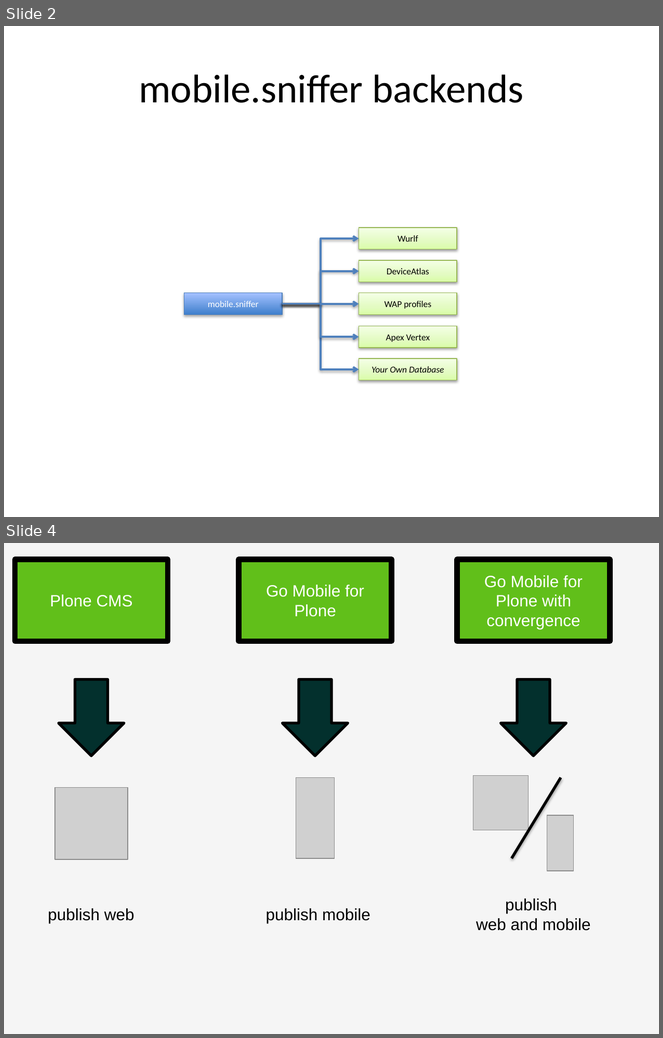
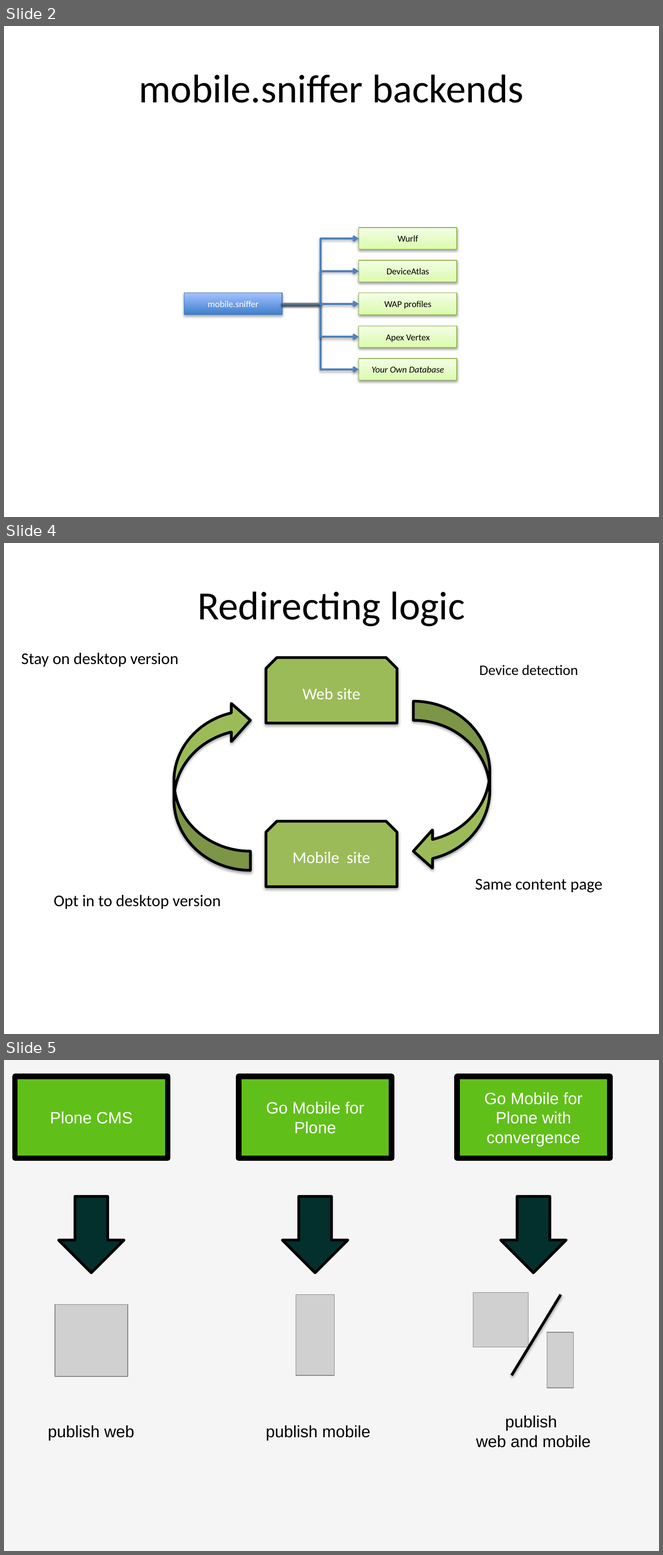
Before and after one commit to plone-gomobile/gomobile.docs, a slide deck: gomobile/docs/manual/developer-manual/images/Diagrams.pptx. Shown one above the other, each under a label of ours: slides 2 and 4 before the commit, slides 2, 4 and 5 after it; the slides between them are not shown. The pictures are 663x1038 and 663x1555 pixels, drawn with LibreOffice and Linux fonts; fonts in the diff are those of the drawing; grey boxes stand for pictures. Boxes give left, top, right and bottom in pixels: in the first picture for what was removed or moved away, otherwise in the second. Text is boxed around its words. In the diff, an @@ line names an element or a change of style, - is before the commit and + after.

```diff
--- a/gomobile/docs/manual/developer-manual/images/Diagrams.pptx
+++ b/gomobile/docs/manual/developer-manual/images/Diagrams.pptx
@@ slide 4 added at (4,543,659,1034), background #FFFFFF @@
@@ title added at (197,591,465,627), 44 pt, text #000000 @@
+Redirecting logic
@@ text added at (21,653,179,667), 18 pt, text #000000 @@
+Stay on desktop version
@@ snip same rect added at (266,657,397,723), fill #9BBB59, outline #000000 3 pt, 18 pt, text #FFFFFF @@
+Web site
@@ text added at (479,665,578,676), 16 pt, text #000000 @@
+Device detection
@@ curved left arrow added at (174,702,250,871), fill #9BBB59, outline #000000 3 pt @@
@@ curved left arrow added at (414,702,490,871), fill #9BBB59, outline #000000 3 pt @@
@@ snip same rect added at (266,822,397,887), fill #9BBB59, outline #000000 3 pt, 18 pt, text #FFFFFF @@
+Mobile site
@@ text added at (475,879,603,893), 18 pt, text #000000 @@
+Same content page
@@ text added at (54,895,221,909), 18 pt, text #000000 @@
+Opt in to desktop version
@@ what was slide 4 is now slide 5 @@
```
Also in this commit, not shown: 1 slide changed.
